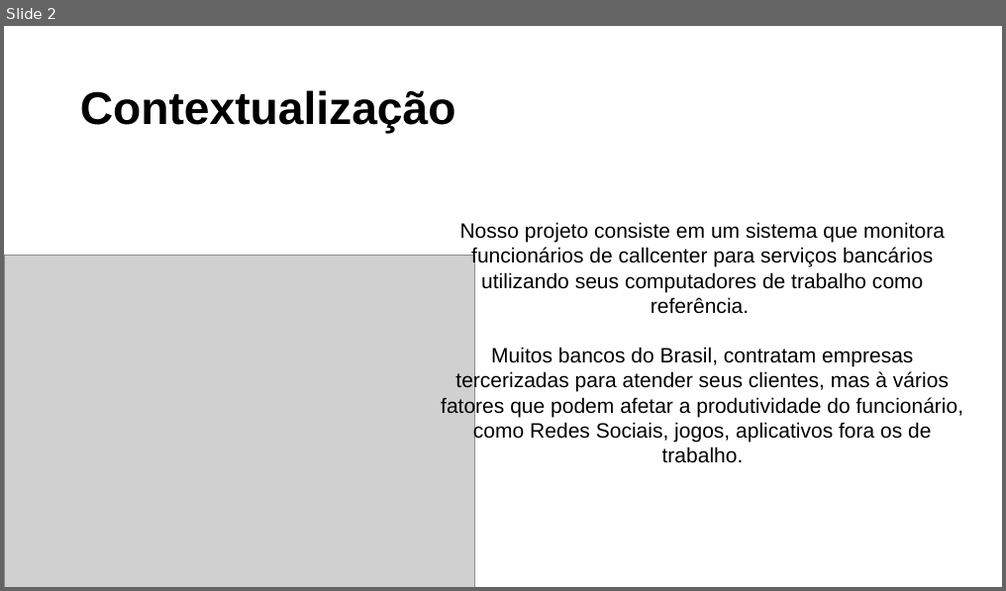
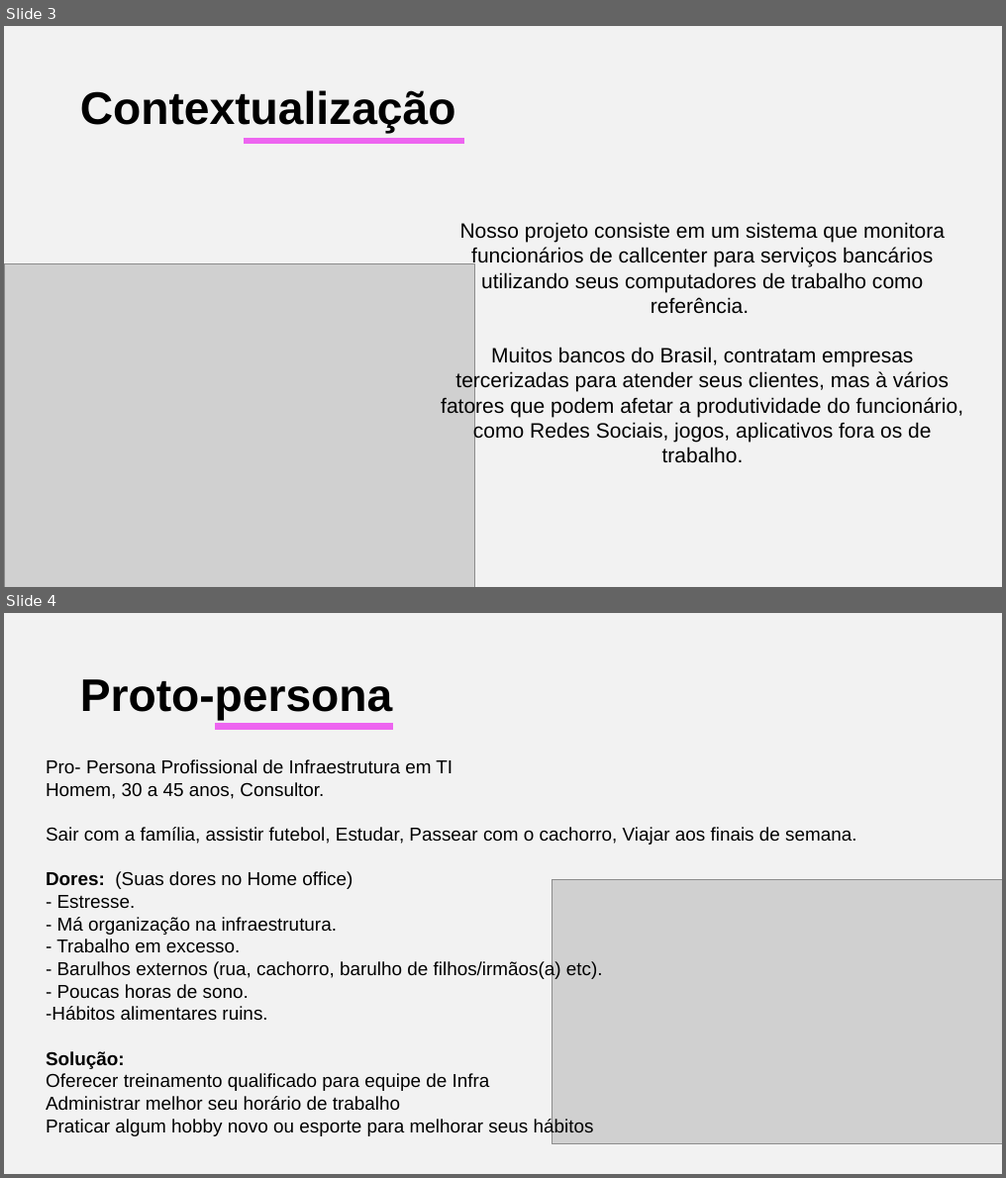
Before and after one commit to BandTec/2ADSA-2021-1-Grupo-01, a slide deck: Apresentação - Prepta.pptx. Shown one above the other, each under a label of ours: slide 2 before the commit, slides 3 and 4 after it. The pictures are 1006x591 and 1006x1178 pixels, drawn with LibreOffice and Linux fonts; fonts in the diff are those of the drawing; grey boxes stand for pictures. Boxes give left, top, right and bottom in pixels: in the first picture for what was removed or moved away, otherwise in the second. Text is boxed around its words. In the diff, an @@ line names an element or a change of style, - is before the commit and + after.

```diff
--- a/Apresentação - Prepta.pptx
+++ b/Apresentação - Prepta.pptx
@@ slide 4 added at (4,613,1002,1174), background #F2F2F2 @@
@@ title added at (80,679,392,721), 44 pt, text #000000, bold @@
+Proto-persona
@@ line added from (393, 726) to (215, 726), #ED65F0 6 pt @@
@@ text added at (46,760,856,1137), 18 pt, text #000000 @@
+Pro- Persona Profissional de Infraestrutura em TI
+Homem, 30 a 45 anos, Consultor.
+Sair com a família, assistir futebol, Estudar, Passear com o cachorro, Viajar aos finais de semana.
+Dores: (Suas dores no Home office)
+- Estresse.
+- Má organização na infraestrutura.
+- Trabalho em excesso.
+- Barulhos externos (rua, cachorro, barulho de filhos/irmãos(a) etc).
+- Poucas horas de sono.
+-Hábitos alimentares ruins.
+Solução:
+Oferecer treinamento qualificado para equipe de Infra
+Administrar melhor seu horário de trabalho
+Praticar algum hobby novo ou esporte para melhorar seus hábitos
@@ picture added at (552,879,1002,1145) @@
@@ what was slide 2 is now slide 3 @@
@@ slide 3 changed as well @@
@@ background #FFFFFF to #F2F2F2 @@
@@ line added from (244, 141) to (464, 141), #ED65F0 6 pt @@
@@ picture: place and size @@
-picture at (4,255,475,587)
+picture at (4,264,475,587)
```
Also in this commit, not shown: 6 other slides changed, 8 other slides added, 9 slides removed, 1 other file.
